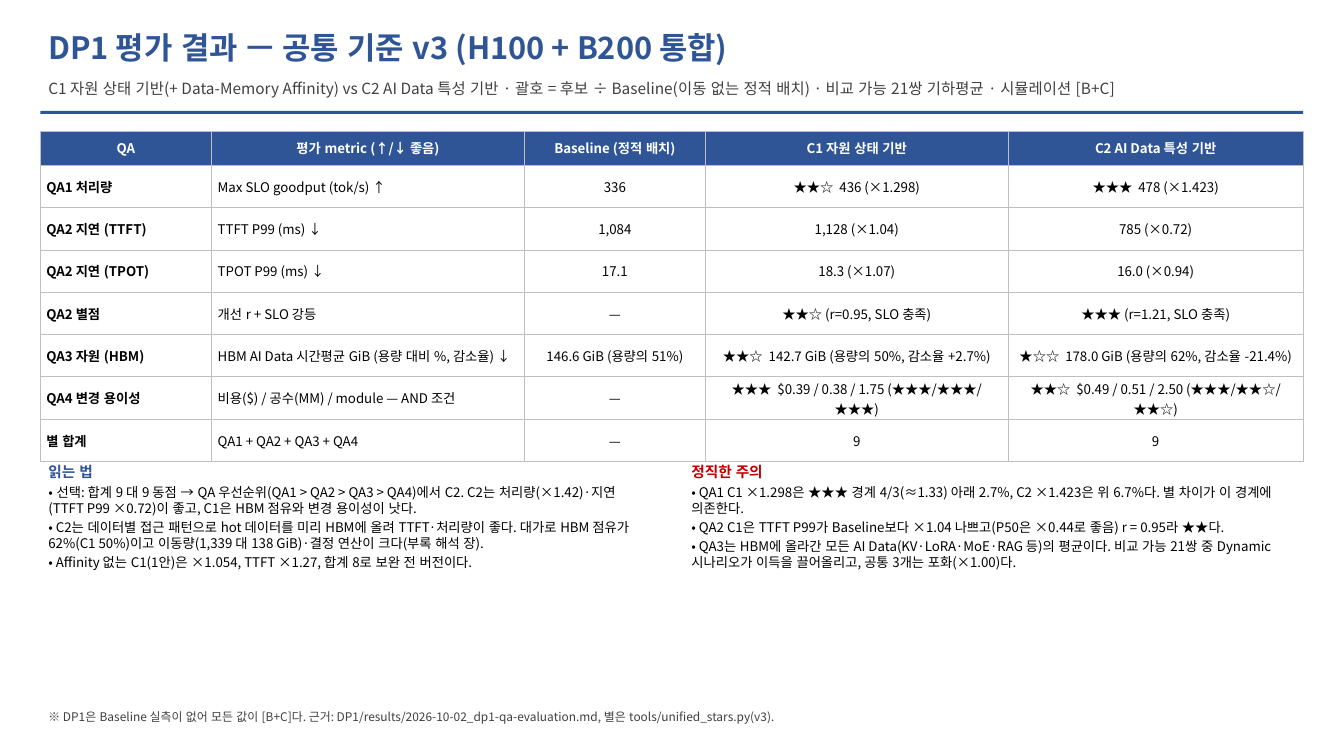
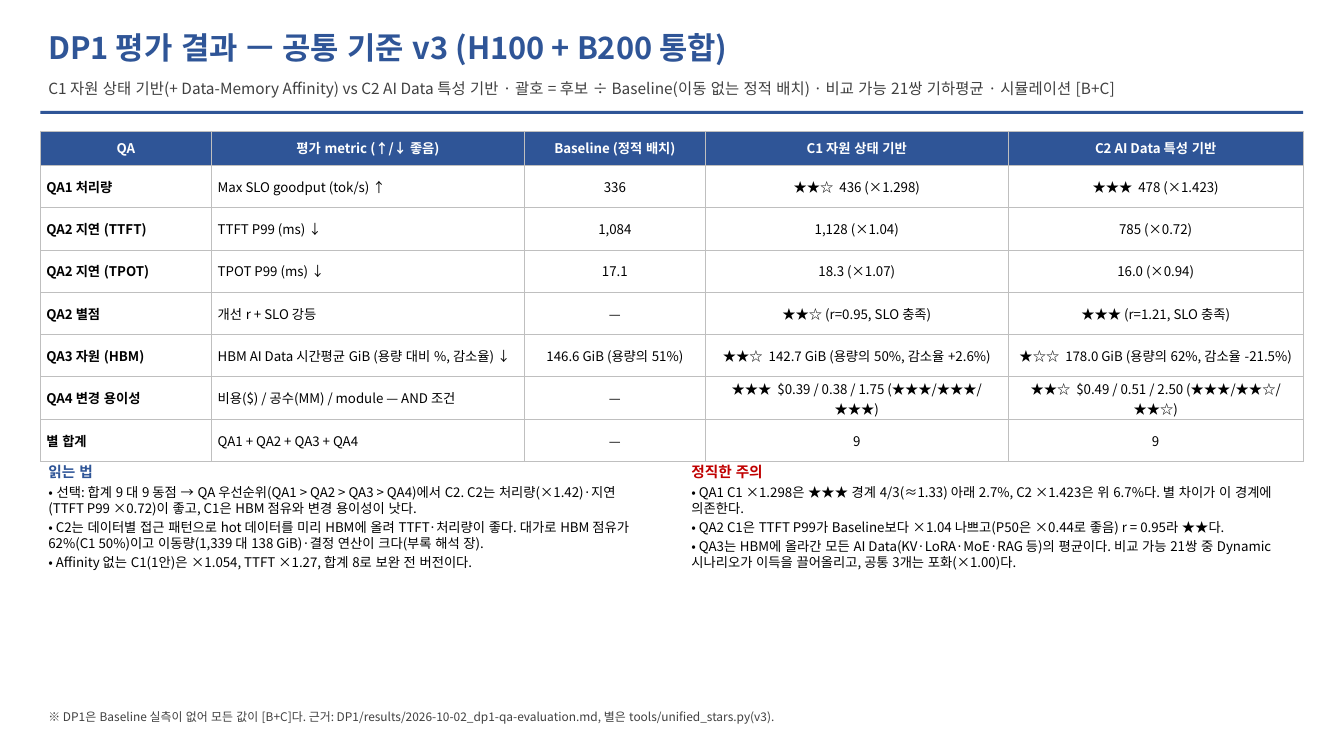
Before and after one commit to mkim0628/vllm, a slide deck: slide 20 of doc-mk/DP-overview-qa-unified.pptx. Drawn at 1344x756 pixels with LibreOffice and Linux fonts; fonts in the diff are those of the drawing. Boxes give left, top, right and bottom in pixels: in the first picture for what was removed or moved away, otherwise in the second. Text is boxed around its words. In the diff, an @@ line names an element or a change of style, - is before the commit and + after.

```diff
--- a/doc-mk/DP-overview-qa-unified.pptx
+++ b/doc-mk/DP-overview-qa-unified.pptx
@@ table at bbox=[40, 131, 1304, 462] @@
-row 6, column 4: ★★☆ 142.7 GiB (용량의 50%, 감소율 +2.7%)
+row 6, column 4: ★★☆ 142.7 GiB (용량의 50%, 감소율 +2.6%)
-row 6, column 5: ★☆☆ 178.0 GiB (용량의 62%, 감소율 -21.4%)
+row 6, column 5: ★☆☆ 178.0 GiB (용량의 62%, 감소율 -21.5%)
```
Also in this commit, not shown: 4 other slides changed, 1 slide added, 1 other file.
